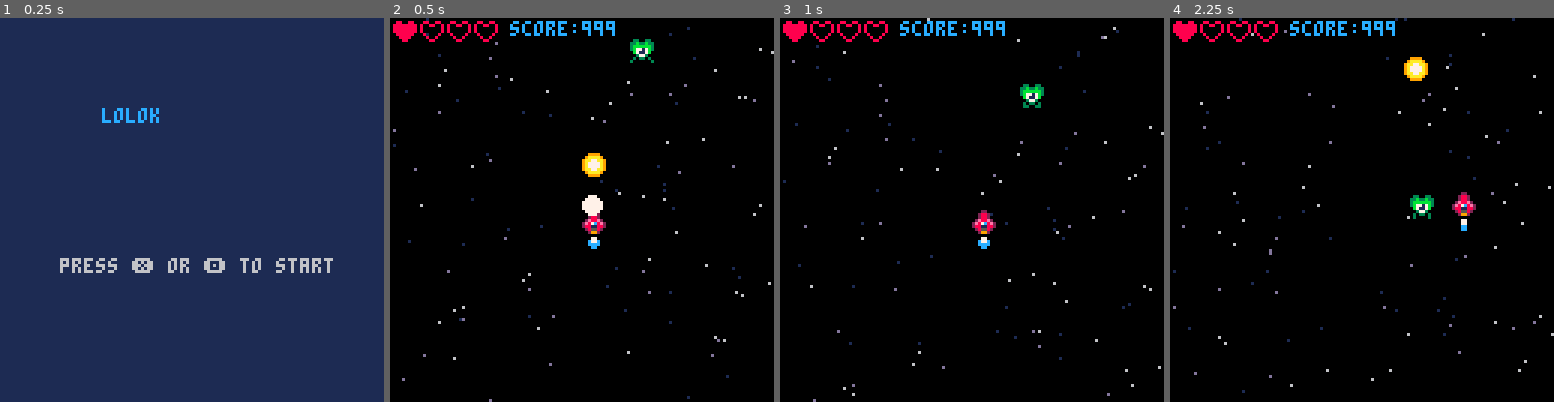
Above: before the commit, frames 1-4 (left to right).
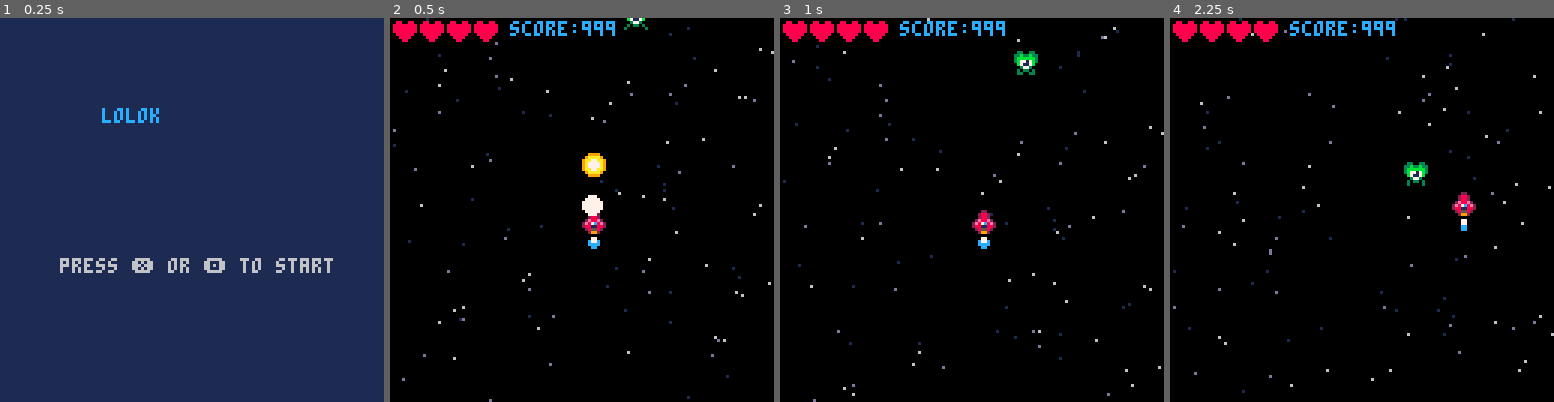
Above: after the commit, the same moments.

Repository: naufalazzmy/pico8miniproject
Game: PICO-8 cartridge art.p8
The game is run twice, just before and just after one commit, with the same random seed, the same clock (stepped at 60 frames per second) and the same inputs.
Inputs:
- Up to frame 1 (0.25 s): no input
- Up to frame 2 (0.5 s): tap X (X key) at 0.33 s
- Up to frame 3 (1 s): tap O (Z key) at 0.7 s
- Up to frame 4 (2.25 s): tap X (X key) at 1.07, 1.85 s; hold Right 1.6-2.1 s; tap O (Z key) at 1.7, 2.1 s; hold Up from 2.15 s (still down)

Frame 1 is identical in both runs. In frame 2, 0.8% of the frame differs, in the area x 8-69%, y 0-12%; in frame 3, 1.0%; in frame 4, 1.3%, in the area x 8-69%, y 1-53%.

Commit message:
Update art.p8

Diff:
--- a/art.p8
+++ b/art.p8
@@ -6,10 +6,12 @@
 
 	mode="start"
 	blinkt=0
+	t=0
 end
 
 function _update()
  blinkt+=1
+ t+=1
  if mode=="game" then
   update_game()
  elseif mode=="start" then
@@ -48,8 +50,10 @@
 	muzzle=0
 	score=999
 
-	lives=1
-	firerate=5
+	lives=4
+	invul=0
+
+	firerate=4
 	fire_cd=0
 
 	stars={}
@@ -62,16 +66,12 @@
 	end
 
 	buls={}
-
 	enemies={}
-	local enemy={}
-	enemy.x=80
-	enemy.y=3
-	enemy.spr=21
-
-	add(enemies,enemy)
-
-end
+	explodes={}
+
+	spawnen()
+end
+
 
 
 -->8
@@ -144,6 +144,25 @@
 
  return true
 end
+
+function spawnen()
+ local enemy={}
+	enemy.x=rnd(120)
+	enemy.y=-8
+	enemy.spr=21
+	enemy.hp=5
+	enemy.flash=0
+	add(enemies,enemy)
+end
+
+function explode(x,y)
+ local myex={
+  x=x,
+  y=y,
+  age=1
+ }
+ add(explodes,myex)
+end
 -->8
 --update
 
@@ -190,16 +209,40 @@
 
 	 if myen.y>128 then
 	  del(enemies,myen)
+	  spawnen()
+	 end
+	end
+
+	--collision bul x enemies
+	for myen in all(enemies) do
+	 for mybul in all(buls) do
+	  if col(myen,mybul) do
+	   del(buls,mybul)
+	   myen.hp-=1
+	   sfx(3)
+	   myen.flash=2
+	   if myen.hp<=0 then
+		   del(enemies,myen)
+		   sfx(2)
+		   spawnen()
+		   explode(myen.x,myen.y)
+		  end
+	  end
 	 end
 	end
 
 	--collison ship x enemies
-	for myen in all(enemies) do
-	 if col(myen,ship) then
-	  lives-=1
-	  sfx(1)
-	  del(enemies,myen)
-	 end
+	if invul<=0 then
+		for myen in all(enemies) do
+		 if col(myen,ship) then
+		  lives-=1
+		  sfx(1)
+		  invul=60
+		  del(enemies,myen)
+		 end
+		end
+	else
+	 invul-=1
 	end
 
 	--trigger gameover
@@ -263,17 +306,47 @@
 function draw_game()
 	cls(0)
 	starfield()
-	drawmyspr(ship)
-	spr(flamespr,ship.x,ship.y+8)
+	if invul>0 then
+	 if sin(t/5)<0.1 then
+	  drawmyspr(ship)
+			spr(flamespr,ship.x,ship.y+8)
+	 end
+	else
+		drawmyspr(ship)
+		spr(flamespr,ship.x,ship.y+8)
+	end
+
 
 	--draw enemy
 	for myemem in all(enemies) do
+	 if myemem.flash>0 then
+	  myemem.flash-=1
+	  for i=1,15 do
+	   pal(i,7)
+	  end
+	 end
 	 drawmyspr(myemem)
+	 pal()
 	end
 
 	--draw bullets
 	for mybul in all(buls) do
 	 drawmyspr(mybul)
+	end
+
+	--draw explode
+	local exframes={64,66,68,70,72}
+	for myex in all(explodes) do
+	 local myspr=myex.age
+	 myspr=flr(myspr)
+	 myspr=exframes[myspr]
+
+	 spr(myspr,myex.x-4,myex.y-4,2,2)
+	 myex.age+=1
+
+	 if myex.age>#exframes then
+	  del(explodes,myex)
+	 end
 	end
 
 	if muzzle>0 then
Not shown, changed: 64 lines of the sprite sheet (__gfx__) section of art.p8
Not shown, changed: the sound effects (__sfx__) section of art.p8
